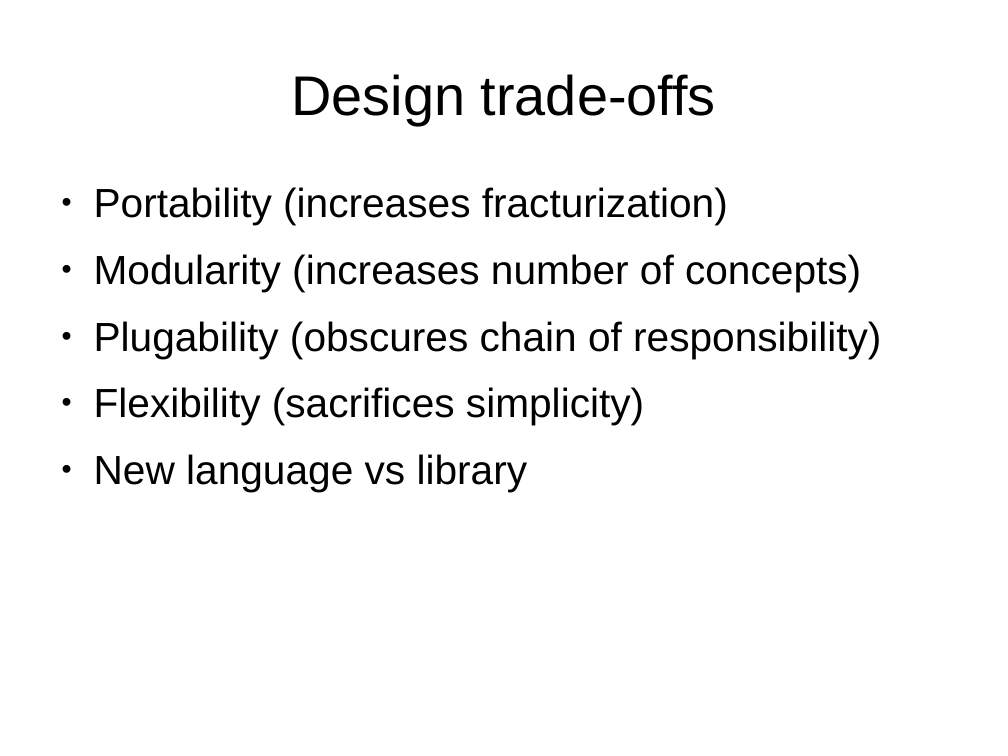
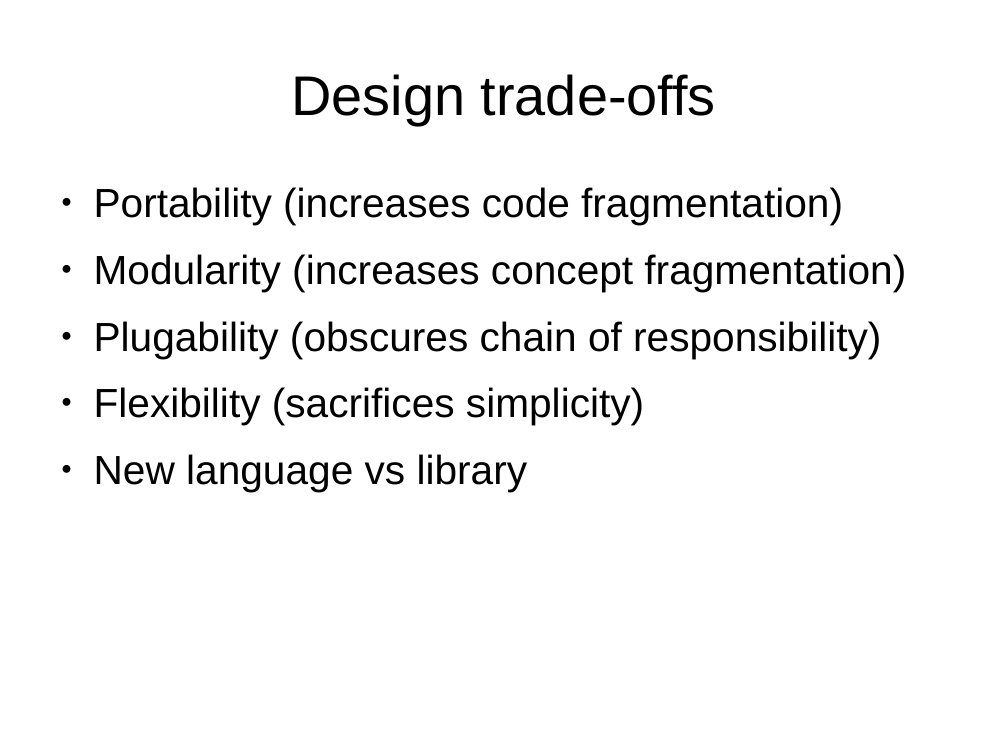
Before and after one commit to ellis/roboliq, a slide deck: slide 3 of doc/report2.odp. Drawn at 1008x756 pixels with LibreOffice and Linux fonts; fonts in the diff are those of the drawing. Boxes give left, top, right and bottom in pixels: in the first picture for what was removed or moved away, otherwise in the second. Text is boxed around its words. In the diff, an @@ line names an element or a change of style, - is before the commit and + after.

```diff
--- a/doc/report2.odp
+++ b/doc/report2.odp
@@ text at [94,187,906,292]: text changed @@
-● Portability (increases fracturization)
-● Modularity (increases number of concepts)
+● Portability (increases code fragmentation)
+● Modularity (increases concept fragmentation)
```
Also in this commit, not shown: 2 other slides changed, 1 slide added, 9 other files.
